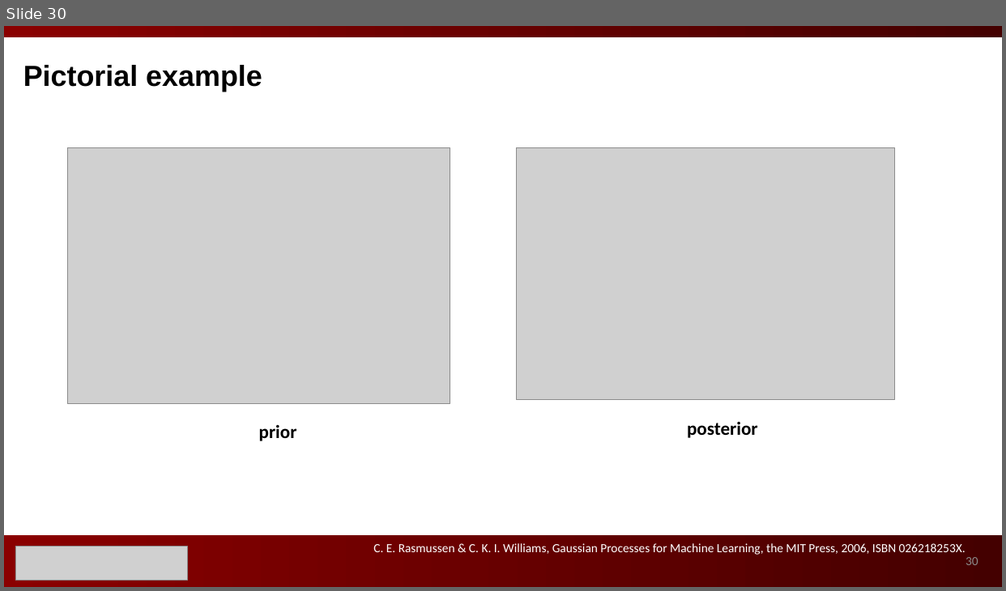
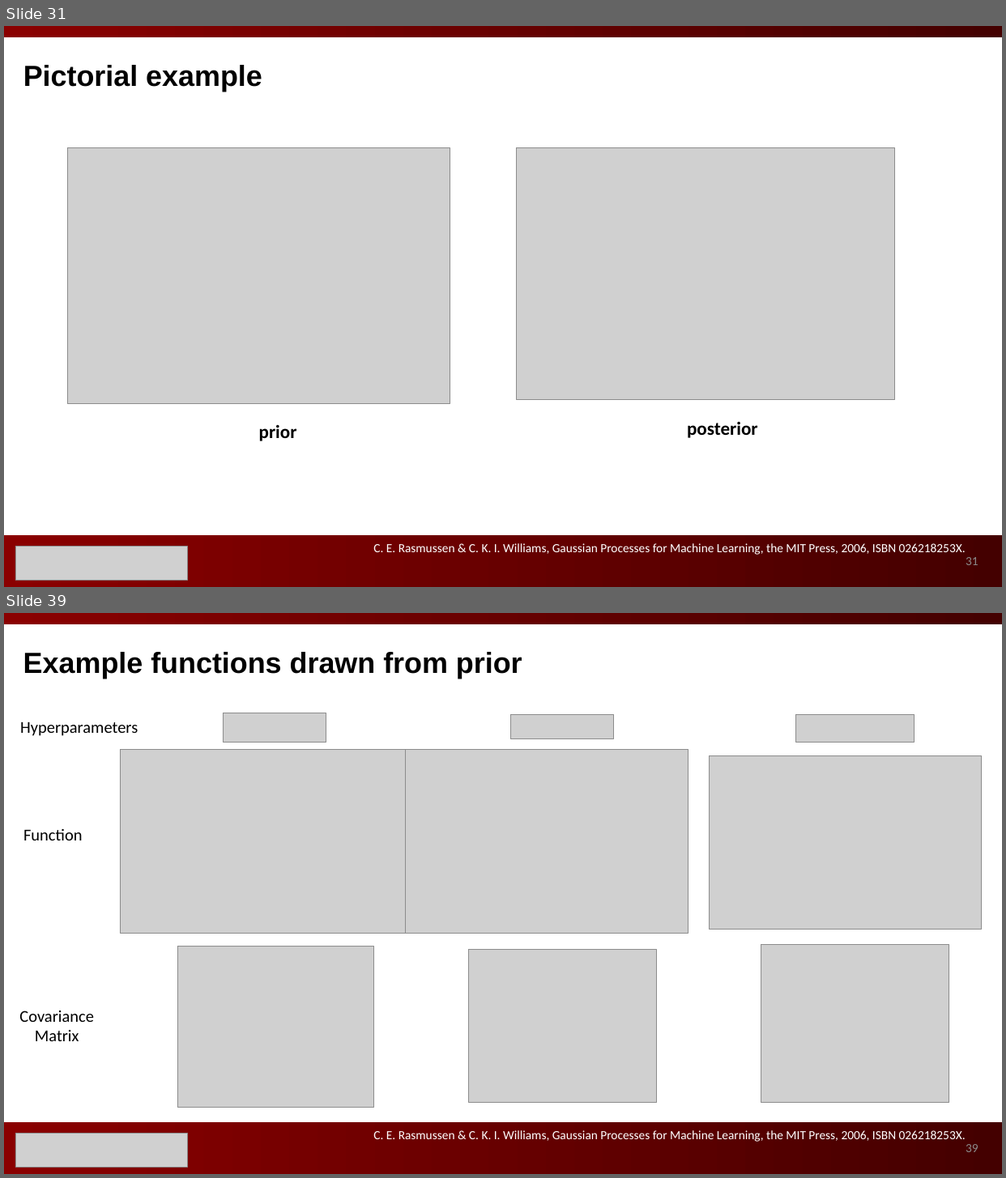
Before and after one commit to ks8/machine-learning-for-structure, a slide deck: Gaussian Processes for Machine Learning 3.pptx. Shown one above the other, each under a label of ours: slide 30 before the commit, slides 31 and 39 after it; the slides between them are not shown. The pictures are 1006x591 and 1006x1178 pixels, drawn with LibreOffice and Linux fonts; fonts in the diff are those of the drawing; grey boxes stand for pictures. Boxes give left, top, right and bottom in pixels: in the first picture for what was removed or moved away, otherwise in the second. Text is boxed around its words. In the diff, an @@ line names an element or a change of style, - is before the commit and + after.

```diff
--- a/Gaussian Processes for Machine Learning 3.pptx
+++ b/Gaussian Processes for Machine Learning 3.pptx
@@ slide 39 added at [4,613,1002,1174], background #FFFFFF @@
@@ rectangle added at [4,613,1002,624], fill gradient #8A0000 to #440000 @@
@@ text added at [23,652,522,679], 28 pt, text #000000, bold @@
+Example functions drawn from prior
@@ text added at [20,722,138,736], 16 pt, text #000000 @@
+Hyperparameters
@@ picture added at [224,713,326,743] @@
@@ picture added at [511,714,614,739] @@
@@ picture added at [796,714,914,742] @@
@@ picture added at [120,750,406,934] @@
@@ picture added at [406,750,688,934] @@
@@ picture added at [710,756,982,930] @@
@@ text added at [23,829,82,841], 16 pt, text #000000 @@
+Function
@@ picture added at [177,946,374,1108] @@
@@ picture added at [469,950,657,1102] @@
@@ picture added at [761,944,949,1103] @@
@@ text added at [19,1011,94,1041], 16 pt, text #000000 @@
+Covariance
+Matrix
@@ rectangle added at [4,1122,1002,1174], fill gradient #8A0000 to #440000 @@
@@ picture added at [16,1133,187,1168] @@
@@ text added at [373,1131,965,1142], 12 pt, text #FFFFFF @@
+C. E. Rasmussen & C. K. I. Williams, Gaussian Processes for Machine Learning, the MIT Press, 2006, ISBN 026218253X.
@@ page number added at [965,1144,978,1152], 12 pt, text #8C8C8C @@
+39
@@ what was slide 30 is now slide 31 @@
@@ page number at [965,557,978,565]: text changed @@
-30
+31
```
Also in this commit, not shown: 8 slides changed, 9 other slides added, 16 slides removed, 2 other files.
